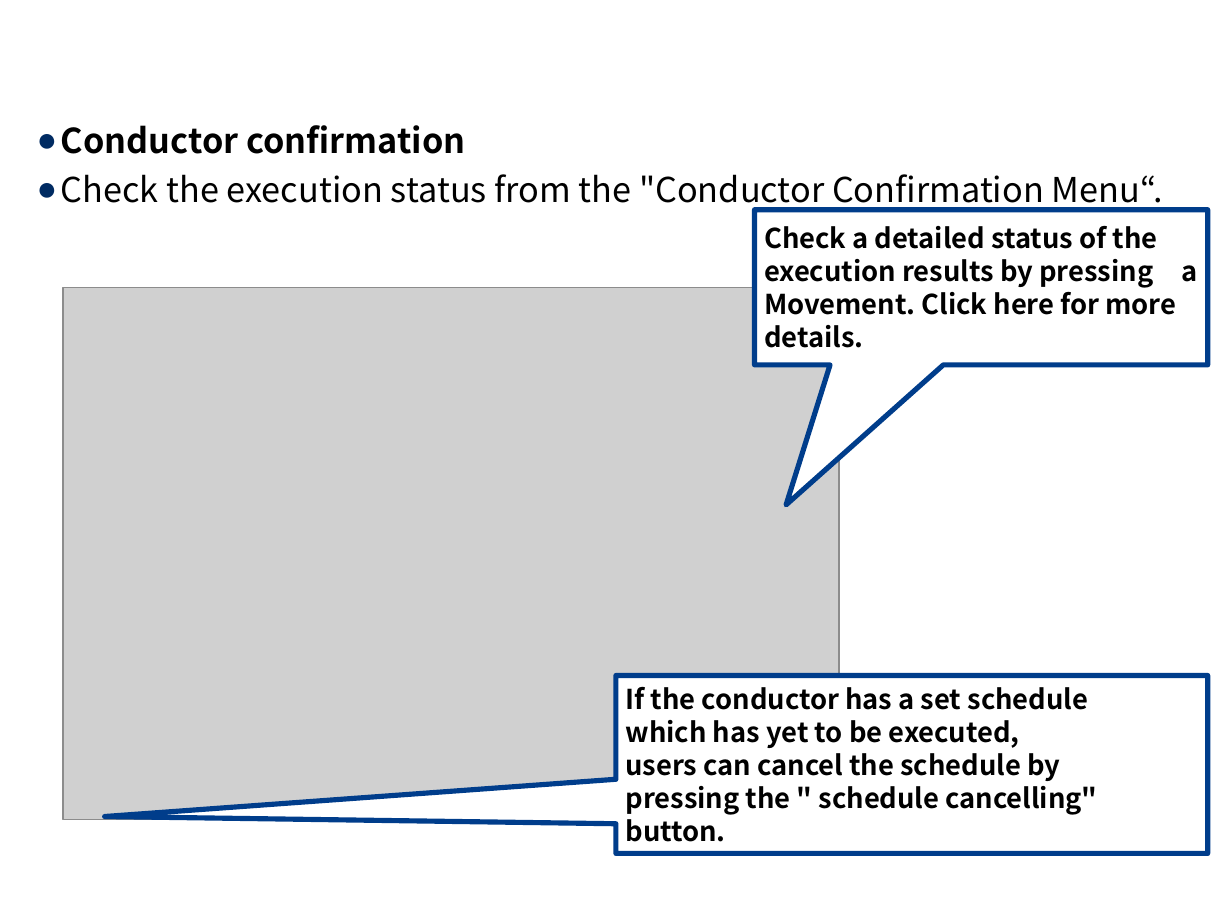
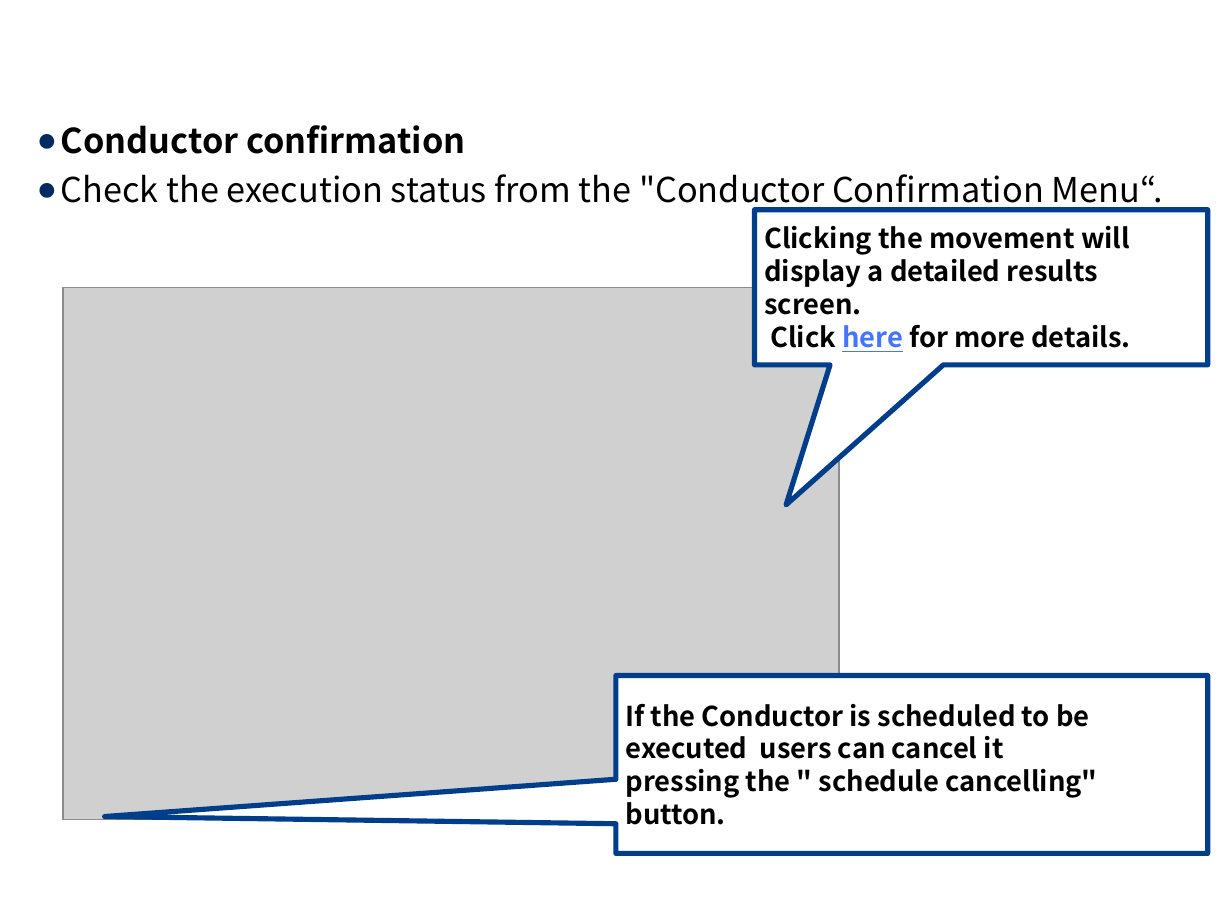
Before and after one commit to exastro-suite/it-automation-docs, a slide deck: slide 14 of asset/Learn/ITA-Conductor.pptx. Drawn at 1232x924 pixels with LibreOffice and Linux fonts; fonts in the diff are those of the drawing; grey boxes stand for pictures; background and template pictures are left out. Boxes give left, top, right and bottom in pixels: in the first picture for what was removed or moved away, otherwise in the second. Text is boxed around its words. In the diff, an @@ line names an element or a change of style, - is before the commit and + after.

```diff
--- a/asset/Learn/ITA-Conductor.pptx
+++ b/asset/Learn/ITA-Conductor.pptx
@@ text in speech box at bbox=[764, 226, 1130, 352]: text changed @@
-Check a detailed status of the
-execution results by pressing a Movement. Click here for more details.
+Clicking the movement will display a detailed results screen.
+Click here for more details.
@@ text in speech box at bbox=[626, 703, 1089, 759]: text changed @@
-If the conductor has a set schedule
-which has yet to be executed,
-users can cancel the schedule by
+If the Conductor is scheduled to be executed users can cancel it
```
Also in this commit, not shown: 15 other slides changed, 1 slide added, 1 other file.
